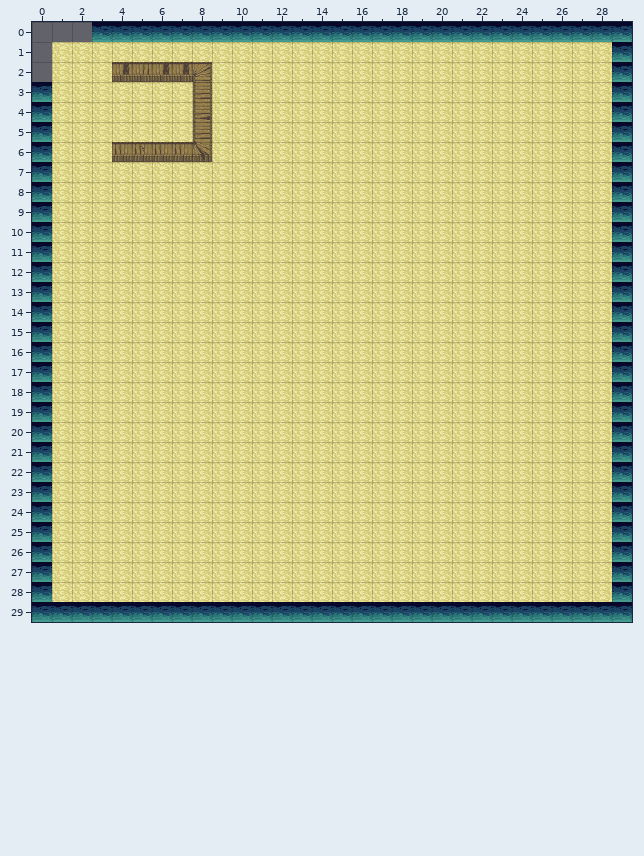
Two states of a Tiled map, sandboxes/Demot/demo2/assets/demo2.tmx. Above is the file before it was changed.
Cells are 32x32 px. Shown: x 0..29, y 0..29.
Now the later version:
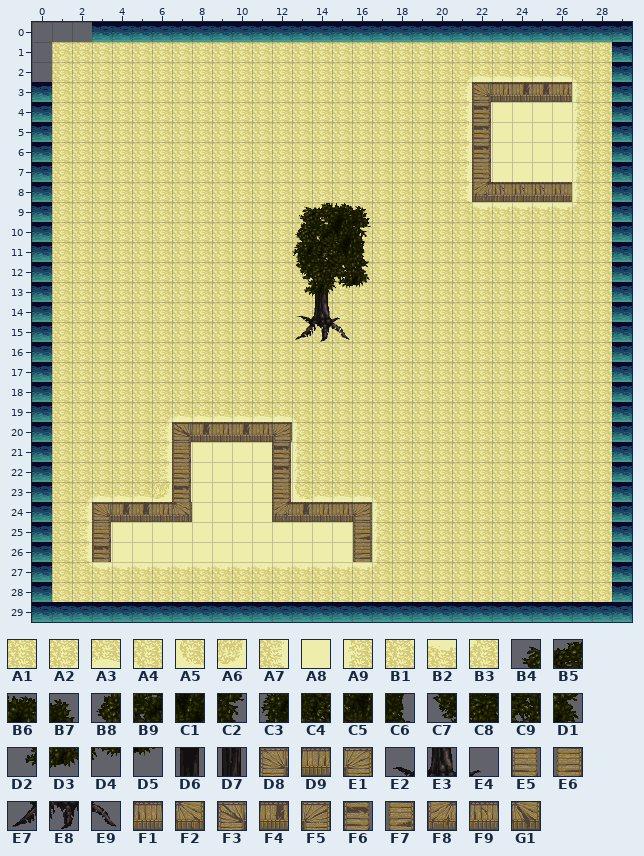
Key: from "demo2_tileset": A1 20, A2 21, A3 22, A4 23, A5 27, A6 27 turned 270, A7 51, A8 52, A9 53, B1 81, B2 82, B3 83, B4 492, B5 493, B6 494, B7 495, B8 522, B9 523, C1 524, C2 525, C3 552, C4 553, C5 554, C6 555, C7 582, C8 583, C9 584, D1 585, D2 612, D3 613, D4 614, D5 615, D6 643, D7 673, D8 695, D9 696, E1 697, E2 702, E3 703, E4 704, E5 725, E6 727, E7 732, E8 733, E9 734, F1 756, F2 757, F3 788, F4 789, F5 790, F6 818, F7 820, F8 848, F9 849, G1 850.
__ is an empty cell, ## one hidden under a higher layer, .. an unchanged one.
Tiles of an added or newly shown layer are drawn over the layers below it.
Difference:
--- layer "Tile Layer 1"
@@ x 21..27 @@
- 2 A1 A1 A1 A1 A1 A1 A1
- 3 A1 A1 A1 A1 A1 A1 A1
- 4 A1 A1 A1 A1 A1 A1 A1
- 5 A1 A1 A1 A1 A1 A1 A1
- 6 A1 A1 A1 A1 A1 A1 A1
- 7 A1 A1 A1 A1 A1 A1 A1
- 8 A1 A1 A1 A1 A1 A1 A1
- 9 .. A1 A1 A1 A1 A1 A1
+ 2 A2 A3 A3 A3 A3 A3 A4
+ 3 A7 ## ## ## ## ## A9
+ 4 A7 A8 A8 A8 A8 A8 A9
+ 5 A7 A8 A8 A8 A8 A8 A9
+ 6 A7 A8 A8 A8 A8 A8 A9
+ 7 A7 A8 A8 A8 A8 A8 A9
+ 8 A7 ## ## ## ## ## A9
+ 9 .. B2 B2 B2 B2 B2 B3
@@ x 2..17 @@
-19 .. .. .. .. A1 A1 A1 A1 A1 A1 A1 A1 .. .. .. ..
-20 .. .. .. .. A1 A1 A1 A1 A1 A1 A1 A1 .. .. .. ..
-21 .. .. .. .. A1 A1 A1 A1 A1 A1 A1 A1 .. .. .. ..
-22 .. .. .. .. A1 A1 A1 A1 A1 A1 A1 A1 .. .. .. ..
-23 A1 A1 A1 A1 A1 A1 A1 A1 A1 A1 A1 A1 A1 A1 A1 A1
-24 A1 A1 A1 A1 A1 A1 A1 A1 A1 A1 A1 A1 A1 A1 A1 A1
-25 A1 A1 A1 A1 A1 A1 A1 A1 A1 A1 A1 A1 A1 A1 A1 A1
-26 A1 A1 A1 A1 A1 A1 A1 A1 A1 A1 A1 A1 A1 A1 A1 A1
-27 A1 A1 A1 A1 A1 A1 A1 A1 A1 A1 A1 A1 A1 A1 A1 A1
+19 .. .. .. .. A2 A3 A3 A3 A3 A3 A3 A4 .. .. .. ..
+20 .. .. .. .. A7 ## ## ## ## ## ## A9 .. .. .. ..
+21 .. .. .. .. A7 A8 A8 A8 A8 A8 A8 A9 .. .. .. ..
+22 .. .. .. .. A7 A8 A8 A8 A8 A8 A8 A9 .. .. .. ..
+23 A2 A3 A3 A3 A6 A8 A8 A8 A8 A8 A8 A5 A3 A3 A3 A4
+24 A7 ## ## ## ## ## A8 A8 A8 A8 ## ## ## ## ## A9
+25 A7 A8 A8 A8 A8 A8 A8 A8 A8 A8 A8 A8 A8 A8 A8 A9
+26 A7 A8 A8 A8 A8 A8 A8 A8 A8 A8 A8 A8 A8 A8 A8 A9
+27 B1 B2 B2 B2 B2 B2 B2 B2 B2 B2 B2 B2 B2 B2 B2 B3
--- layer "Tile Layer 2"
@@ x 4..26 @@
- 2 F4 D9 F4 F4 F5 .. .. .. .. .. .. .. .. .. .. .. .. .. .. .. .. .. ..
- 3 .. .. .. .. E6 .. .. .. .. .. .. .. .. .. .. .. .. .. __ __ __ __ __
- 4 .. .. .. .. F7 .. .. .. .. .. .. .. .. .. .. .. .. .. __ .. .. .. ..
- 5 .. .. .. .. E6 .. .. .. .. .. .. .. .. .. .. .. .. .. __ .. .. .. ..
- 6 F1 F9 F1 F1 G1 .. .. .. .. .. .. .. .. .. .. .. .. .. __ .. .. .. ..
- 7 .. .. .. .. .. .. .. .. .. .. .. .. .. .. .. .. .. .. __ .. .. .. ..
- 8 .. .. .. .. .. .. .. .. .. .. .. .. .. .. .. .. .. .. __ __ __ __ __
+ 2 __ __ __ __ __ .. .. .. .. .. .. .. .. .. .. .. .. .. .. .. .. .. ..
+ 3 .. .. .. .. __ .. .. .. .. .. .. .. .. .. .. .. .. .. D8 D9 F4 F4 D9
+ 4 .. .. .. .. __ .. .. .. .. .. .. .. .. .. .. .. .. .. F6 .. .. .. ..
+ 5 .. .. .. .. __ .. .. .. .. .. .. .. .. .. .. .. .. .. F6 .. .. .. ..
+ 6 __ __ __ __ __ .. .. .. .. .. .. .. .. .. .. .. .. .. F6 .. .. .. ..
+ 7 .. .. .. .. .. .. .. .. .. .. .. .. .. .. .. .. .. .. E5 .. .. .. ..
+ 8 .. .. .. .. .. .. .. .. .. .. .. .. .. .. .. .. .. .. F8 F9 F9 F9 F1
@@ x 13..15 @@
-12 .. __ ..
-13 .. __ ..
-14 __ __ __
-15 __ __ __
+12 .. D6 ..
+13 .. D7 ..
+14 E2 E3 E4
+15 E7 E8 E9
@@ x 3..16 @@
-20 .. .. .. .. __ __ __ __ __ __ .. .. .. ..
-21 .. .. .. .. __ .. .. .. .. __ .. .. .. ..
-22 .. .. .. .. __ .. .. .. .. __ .. .. .. ..
-23 .. .. .. .. __ .. .. .. .. __ .. .. .. ..
-24 __ __ __ __ __ .. .. .. .. __ __ __ __ __
-25 __ .. .. .. .. .. .. .. .. .. .. .. .. __
-26 __ .. .. .. .. .. .. .. .. .. .. .. .. __
+20 .. .. .. .. F3 F4 D9 F4 D9 E1 .. .. .. ..
+21 .. .. .. .. E5 .. .. .. .. F6 .. .. .. ..
+22 .. .. .. .. E5 .. .. .. .. F6 .. .. .. ..
+23 .. .. .. .. F6 .. .. .. .. E5 .. .. .. ..
+24 D8 F4 F4 D9 F2 .. .. .. .. F8 F4 D9 D9 E1
+25 E5 .. .. .. .. .. .. .. .. .. .. .. .. F7
+26 F6 .. .. .. .. .. .. .. .. .. .. .. .. E6
--- layer "Tile Layer 4" (added)
@@ x 13..16 @@
- 9 __ __ __ __
-10 __ __ __ __
-11 __ __ __ __
-12 __ __ __ __
-13 __ __ __ __
+ 9 B4 B5 B6 B7
+10 B8 B9 C1 C2
+11 C3 C4 C5 C6
+12 C7 C8 C9 D1
+13 D2 D3 D4 D5
Changed places in both pictures, as pixel boxes (x1, y1, x2, y2):
removed: (112, 62, 212, 162)
changed: (463, 76, 580, 210)
added: (292, 203, 371, 342)
changed: (83, 416, 380, 570)
